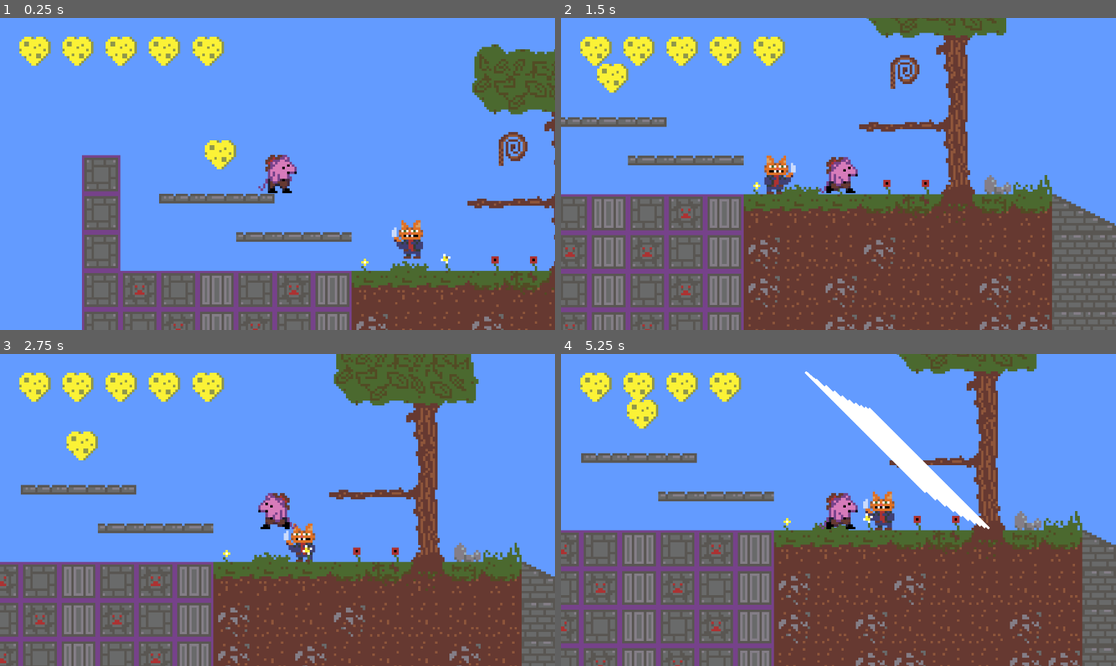
Above: before the commit, frames 1-4 (two rows, left to right).
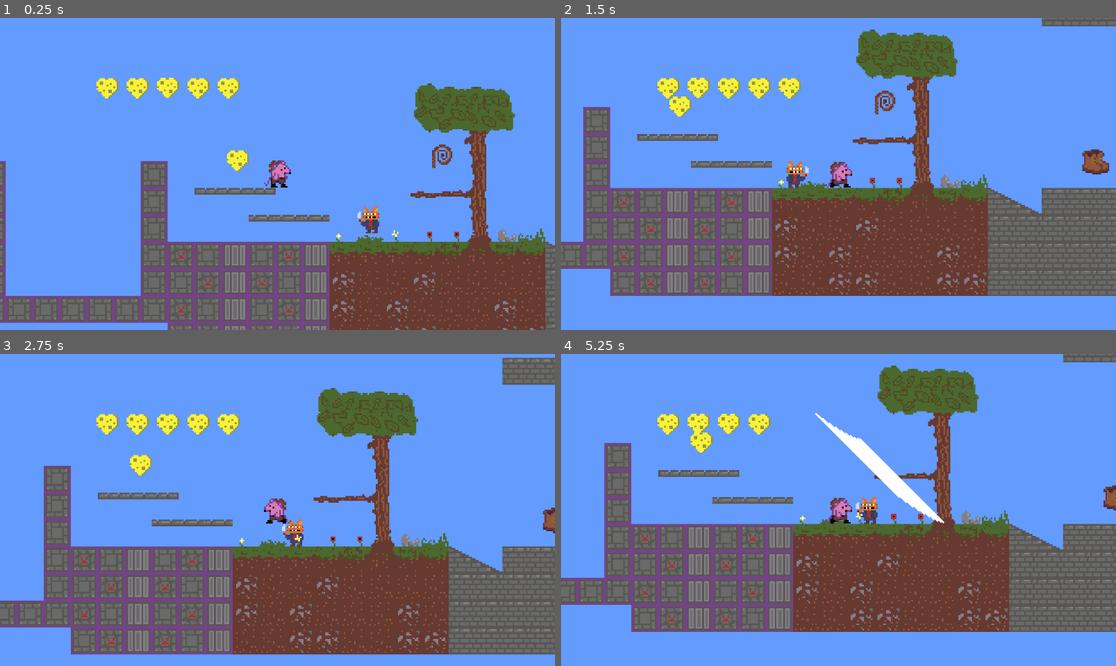
Above: after the commit, the same moments.

Repository: jyee0012/CMPT230-Game
Game: Godot game, scene res://Assets/Scenes/Levels/testlevel.tscn
Same seed, same stepped clock (60 frames per second), same inputs: the game is played once before the commit and once after it.
Inputs:
- Up to frame 1 (0.25 s): no input
- Up to frame 2 (1.5 s): hold Right (right) from 0.53 s (still down); tap X (attack) at 0.6 s; tap Space (jump) at 0.77 s; tap Shift (dash) at 1.35 s
- Up to frame 3 (2.75 s): tap Space (jump) at 1.52 s; release Right (right) at 2.03 s; hold Left (left) from 2.03 s (still down); tap A (grapple) at 2.1 s
- Up to frame 4 (5.25 s): release Left (left) at 2.78 s; hold Right (right) 2.78-4.28 s; tap X (attack) at 2.85, 5.1 s; tap Space (jump) at 3.02, 3.77, 4.52 s; tap Shift (dash) at 3.6 s; hold Left (left) 4.28-5.03 s; tap A (grapple) at 4.35 s; hold Right (right) from 5.03 s (still down)

The runs differ from the first frame. In frame 1, 34% of the frame differs, in the area x 0-100%, y 6-100%; in frame 2, 43%; in frame 3, 40%; in frame 4, 46%, in the area x 0-100%, y 0-100%.

Commit message:
Minor changes
Increased enemy patrol range
Decreased player zoom

Diff:
--- a/cmpt230-game/Assets/Scenes/Entities/player.tscn
+++ b/cmpt230-game/Assets/Scenes/Entities/player.tscn
@@ -168,7 +168,7 @@
 shape = SubResource("CapsuleShape2D_d2v5i")
 
 [node name="Camera2D" type="Camera2D" parent="."]
-zoom = Vector2(0.5, 0.5)
+zoom = Vector2(0.35, 0.35)
 script = ExtResource("4_p5o3m")
 
 [node name="Control" type="Control" parent="."]
--- a/cmpt230-game/Assets/Scenes/Levels/new_scene.tscn
+++ b/cmpt230-game/Assets/Scenes/Levels/new_scene.tscn
@@ -26,7 +26,7 @@
 
 [node name="Player" parent="." groups=["Player"] instance=ExtResource("5_8a4lk")]
 z_index = 1
-position = Vector2(19948, -125)
+position = Vector2(19813, -154)
 collision_layer = 3
 floor_constant_speed = true
 floor_snap_length = 9.0
@@ -65,9 +65,10 @@
 tile_map_data = PackedByteArray("AAD//wAAAAAAAAQAAAAAAAAAAAAAAAQAAAABAAAAAAAAAAQAAAACAAAAAAABAAQAAAADAAAAAAAAAAQAAAAEAA …(26304 unchanged characters)…
 
 [node name="Enemy" type="CharacterBody2D" parent="." groups=["Enemies"]]
-position = Vector2(10423, -92)
+position = Vector2(10499, -101)
 script = ExtResource("9_3fqmh")
 patrolRange = 300
+spotRadius = 1500
 
 [node name="Sprite2D" type="Sprite2D" parent="Enemy"]
 texture = ExtResource("10_yqi47")
@@ -78,7 +79,7 @@
 shape = SubResource("RectangleShape2D_5h3u7")
 
 [node name="Item" parent="." instance=ExtResource("11_vhcml")]
-position = Vector2(20609, -156)
+position = Vector2(20846, -177)
 item = 0
 
 [connection signal="dash_collect" from="GameData" to="Player" method="_on_game_data_dash_collect"]
